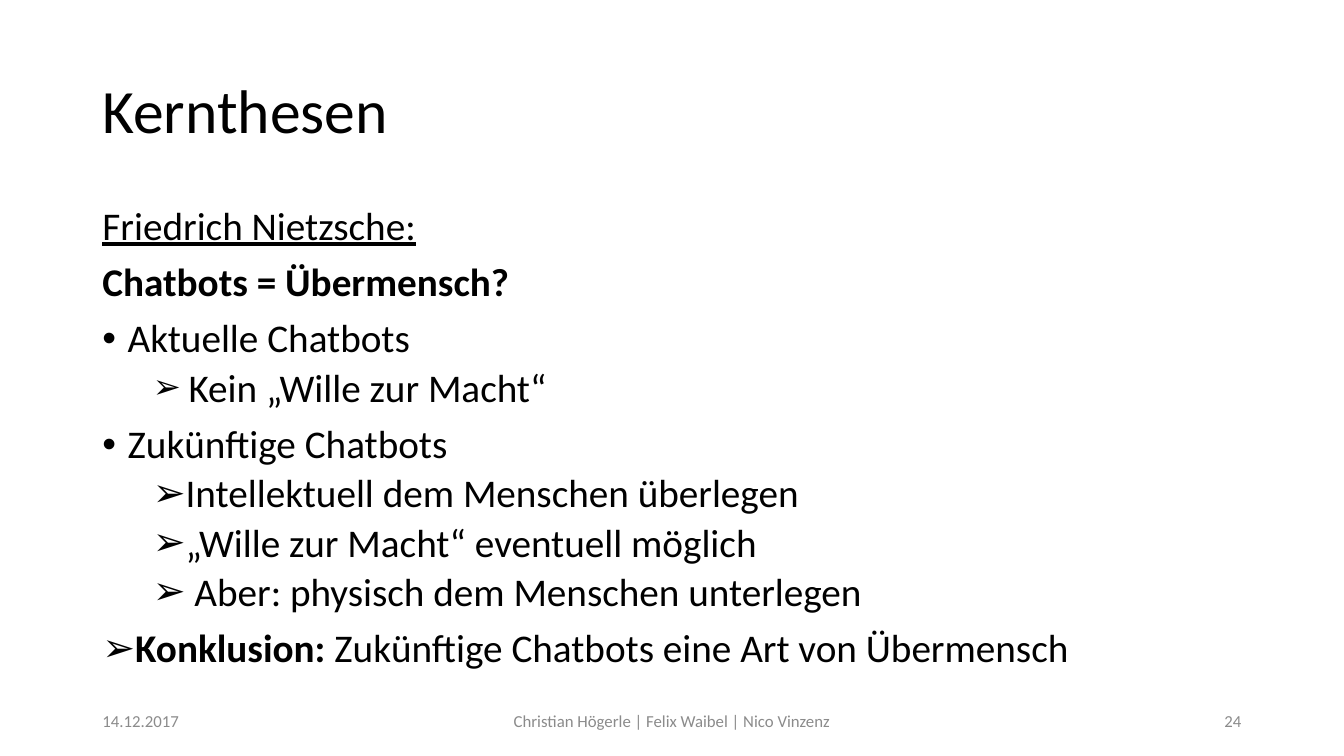
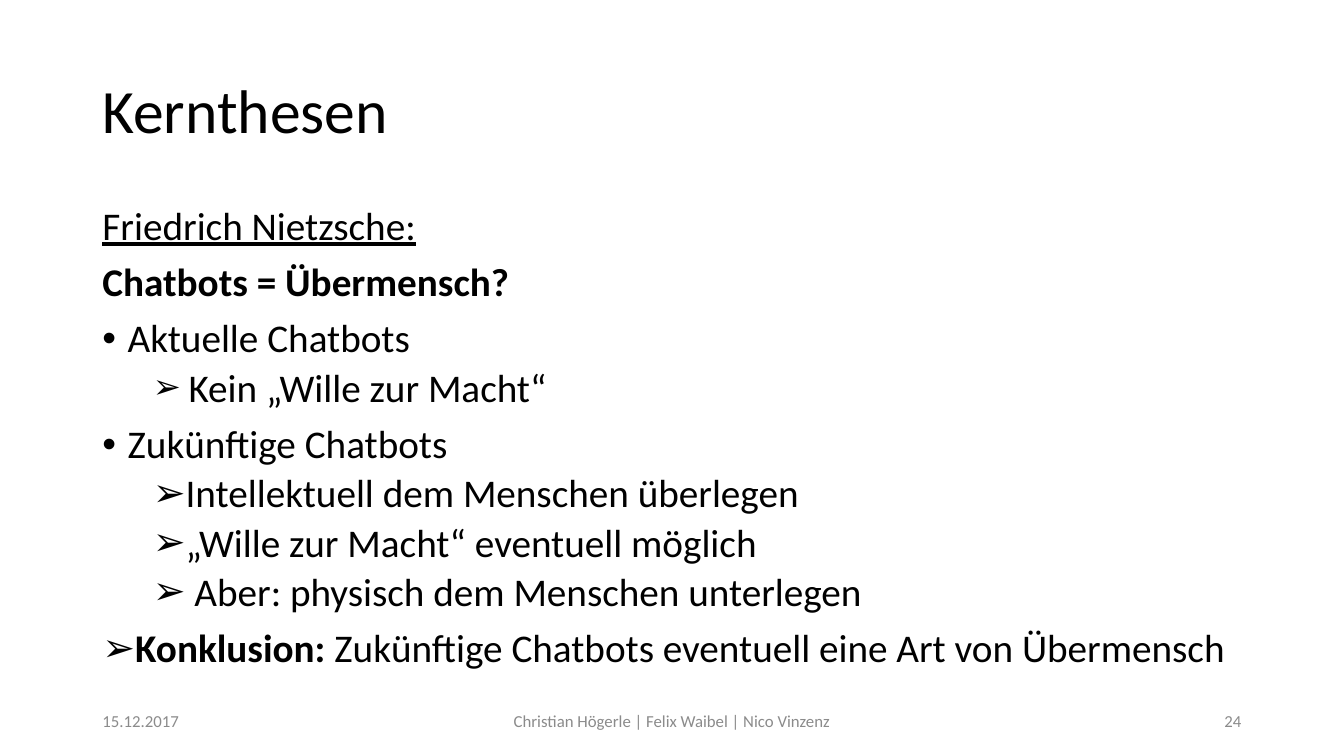
Before and after one commit to Fewa93/Berufsethik, a slide deck: slide 24 of Präsentation/Berufsethik.pptx. Drawn at 1344x756 pixels with LibreOffice and Linux fonts; fonts in the diff are those of the drawing. Boxes give left, top, right and bottom in pixels: in the first picture for what was removed or moved away, otherwise in the second. Text is boxed around its words. In the diff, an @@ line names an element or a change of style, - is before the commit and + after.

```diff
--- a/Präsentation/Berufsethik.pptx
+++ b/Präsentation/Berufsethik.pptx
@@ text at (135, 630, 1225, 669): text changed @@
-➢ Konklusion: Zukünftige Chatbots eine Art von Übermensch
+➢ Konklusion: Zukünftige Chatbots eventuell eine Art von Übermensch
@@ text at (102, 716, 178, 727): text changed @@
-14.12.2017
+15.12.2017
```
Also in this commit, not shown: 29 other slides changed.
